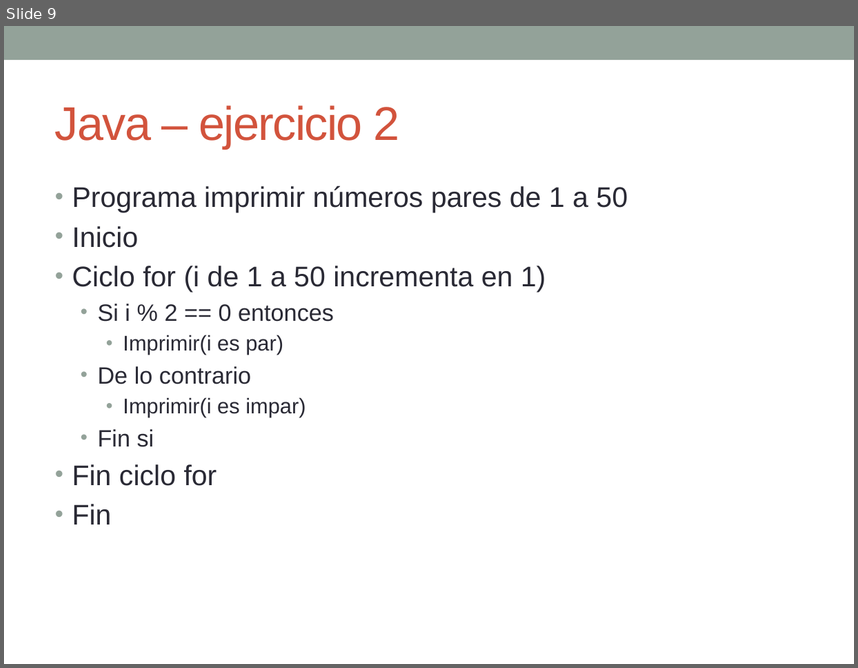
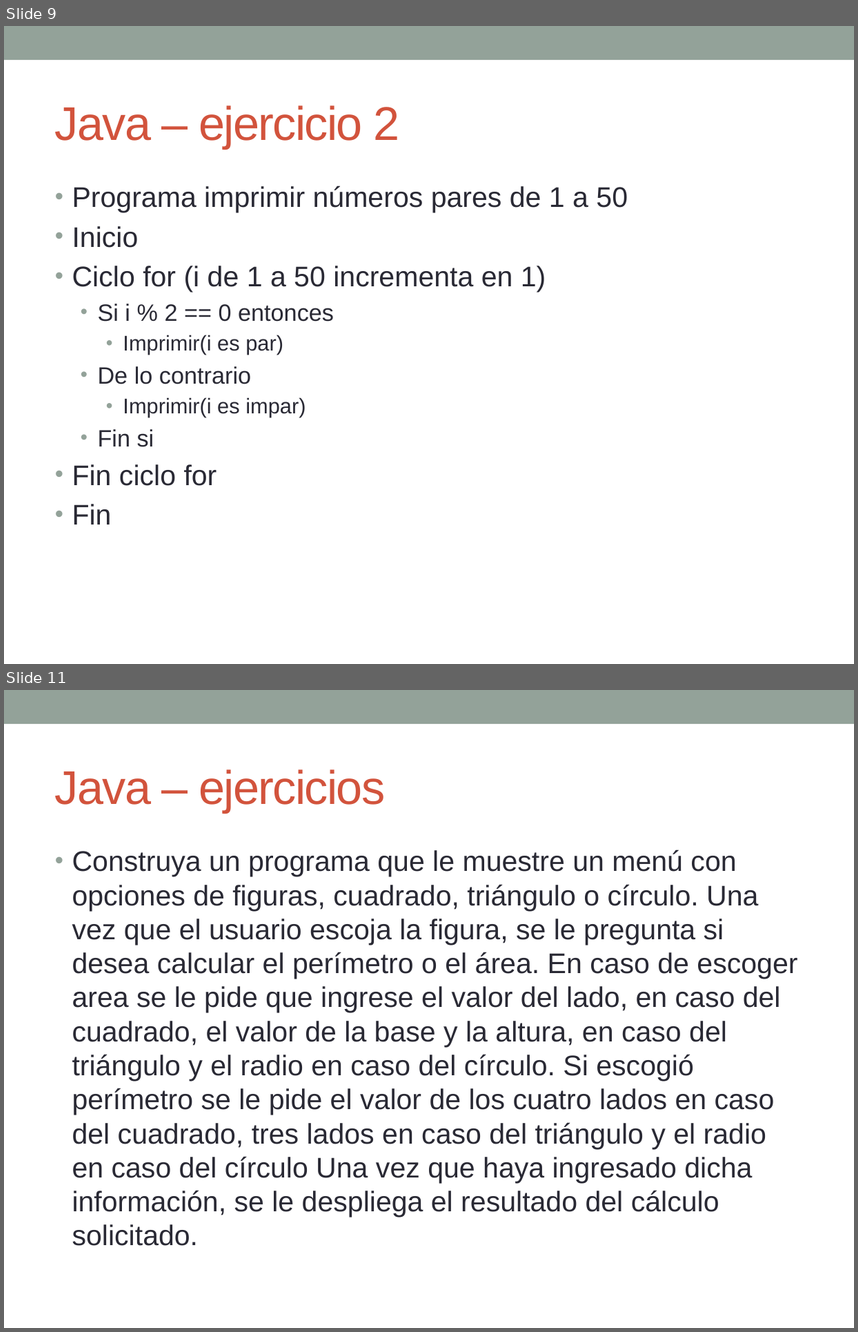
Before and after one commit to clases-Esteban/progra1, a slide deck: Semana 3.pptx. Shown one above the other, each under a label of ours: slide 9 before the commit, slides 9 and 11 after it; the slides between them are not shown. The pictures are 858x668 and 858x1332 pixels, drawn with LibreOffice and Linux fonts; fonts in the diff are those of the drawing. Boxes give left, top, right and bottom in pixels: in the first picture for what was removed or moved away, otherwise in the second. Text is boxed around its words. In the diff, an @@ line names an element or a change of style, - is before the commit and + after.

Commit message:
ejercicios semana 4, misma presentacion de semana 3

```diff
--- a/Semana 3.pptx
+++ b/Semana 3.pptx
@@ slide 11 added at bbox=[4, 690, 854, 1328], background #FFFFFF; not listed: 1 template element that a slide beside it also shows @@
@@ title added at bbox=[55, 769, 386, 813], 40 pt, text #D2533C @@
+Java – ejercicios
@@ text added at bbox=[72, 849, 797, 1245], 24 pt, text #292934 @@
+• Construya un programa que le muestre un menú con opciones de figuras, cuadrado, triángulo o círculo. Una vez que el usuario escoja la figura, se le pregunta si desea calcular el perímetro o el área. En caso de escoger area se le pide que ingrese el valor del lado, en caso del cuadrado, el valor de la base y la altura, en caso del triángulo y el radio en caso del círculo. Si escogió perímetro se le pide el valor de los cuatro lados en caso del cuadrado, tres lados en caso del triángulo y el radio en caso del círculo Una vez que haya ingresado dicha información, se le despliega el resultado del cálculo solicitado.
```
Also in this commit, not shown: 2 other slides added, 15 other files.
